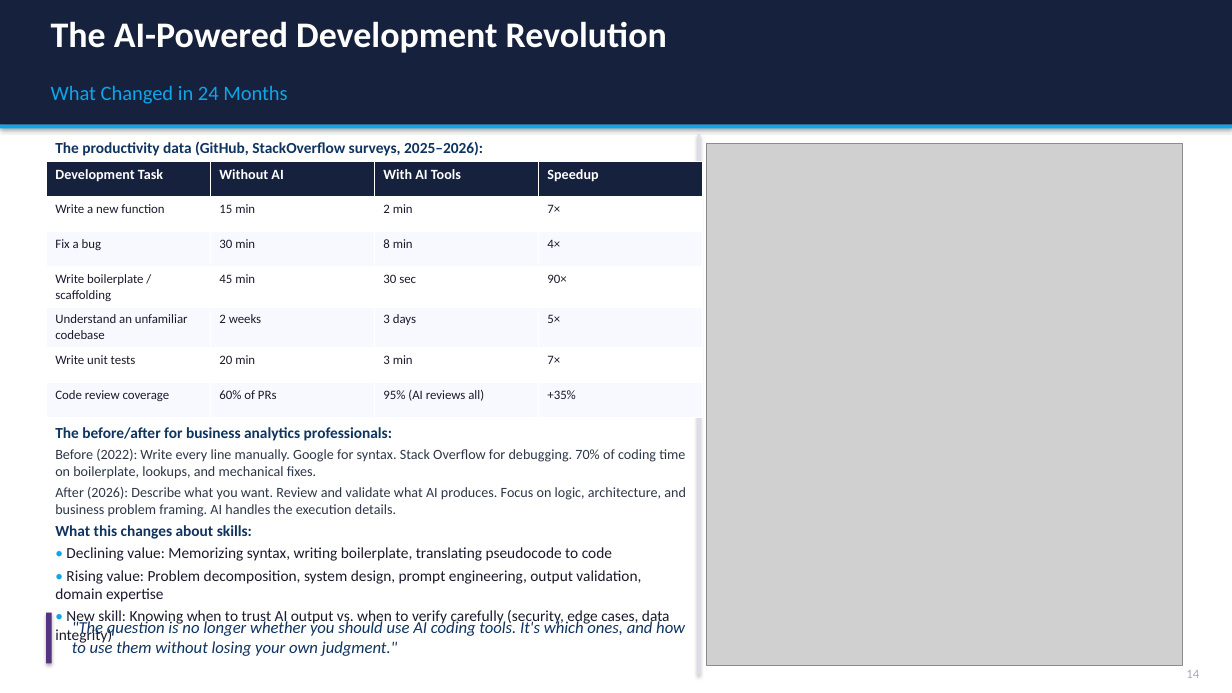
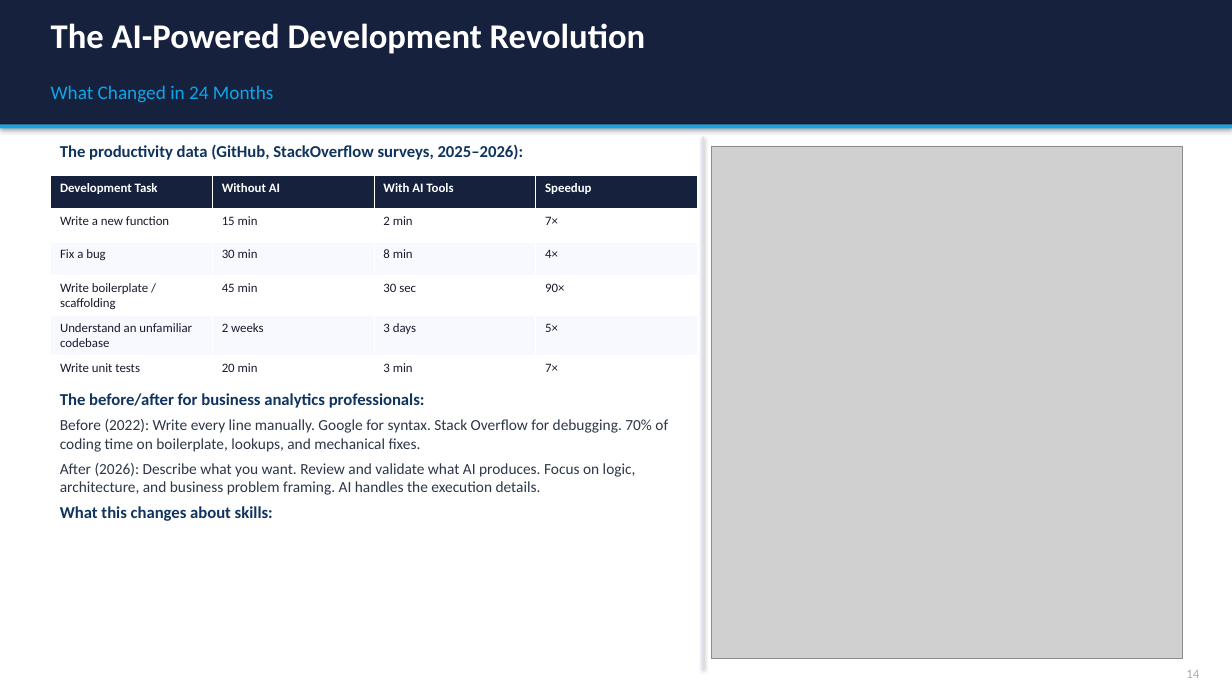
Before and after one commit to appjr/GenAIForBusinessOnline, a slide deck: slide 17 of Class 11/Week11_AI_Trends_Slides.pptx. Drawn at 1232x693 pixels with LibreOffice and Linux fonts; fonts in the diff are those of the drawing; grey boxes stand for pictures. Boxes give left, top, right and bottom in pixels: in the first picture for what was removed or moved away, otherwise in the second. Text is boxed around its words. In the diff, an @@ line names an element or a change of style, - is before the commit and + after.

```diff
--- a/Class 11/Week11_AI_Trends_Slides.pptx
+++ b/Class 11/Week11_AI_Trends_Slides.pptx
@@ text "The AI-Powered Development Revolution" at bbox=[51, 23, 646, 54]: size 28 to 27 pt @@
@@ text "What Changed in 24 Months" at bbox=[51, 85, 274, 103]: size 16 to 15 pt @@
@@ text "The productivity data (GitHub, StackOverflow ..." at bbox=[60, 144, 524, 160]: size 12 to 13 pt; more space between paragraphs @@
@@ rectangle: place and size @@
-rectangle at bbox=[698, 134, 701, 675]
+rectangle at bbox=[702, 137, 704, 668]
@@ picture: place and size @@
-picture at bbox=[707, 143, 1183, 665]
+picture at bbox=[712, 146, 1183, 659]
@@ table at bbox=[51, 176, 698, 376] @@
-row 7: Code review coverage | 60% of PRs | 95% (AI reviews all) | +35%
@@ table: place and size @@
-table at bbox=[46, 162, 701, 408]
+table at bbox=[51, 176, 698, 376]
@@ text "The before/after for business analytics ...": place and size @@
-text "The before/after for business analytics ..." at bbox=[55, 427, 686, 645]
+text "The before/after for business analytics ..." at bbox=[60, 393, 668, 521]
@@ text "The before/after for business analytics ..." at bbox=[60, 393, 668, 521]: size 12 to 13 pt in "The before/after for business analytics professionals:", "What this changes about skills:"; size 11 to 12 pt in "Before (2022): Write every line manually. Google ...", "After (2026): Describe what you want. Review ..."; more space between paragraphs @@
@@ text at bbox=[55, 547, 670, 645]: paragraphs removed @@
-• Declining value: Memorizing syntax, writing boilerplate, translating pseudocode to code
-• Rising value: Problem decomposition, system design, prompt engineering, output validation, domain expertise
-• New skill: Knowing when to trust AI output vs. when to verify carefully (security, edge cases, data integrity)
@@ rectangle removed at bbox=[46, 613, 52, 664] @@
@@ text removed at bbox=[72, 620, 685, 656] @@
-"The question is no longer whether you should use AI coding tools. It's which ones, and how to use them without losing your own judgment."
```
Also in this commit, not shown: 31 other slides changed, 13 other files.
